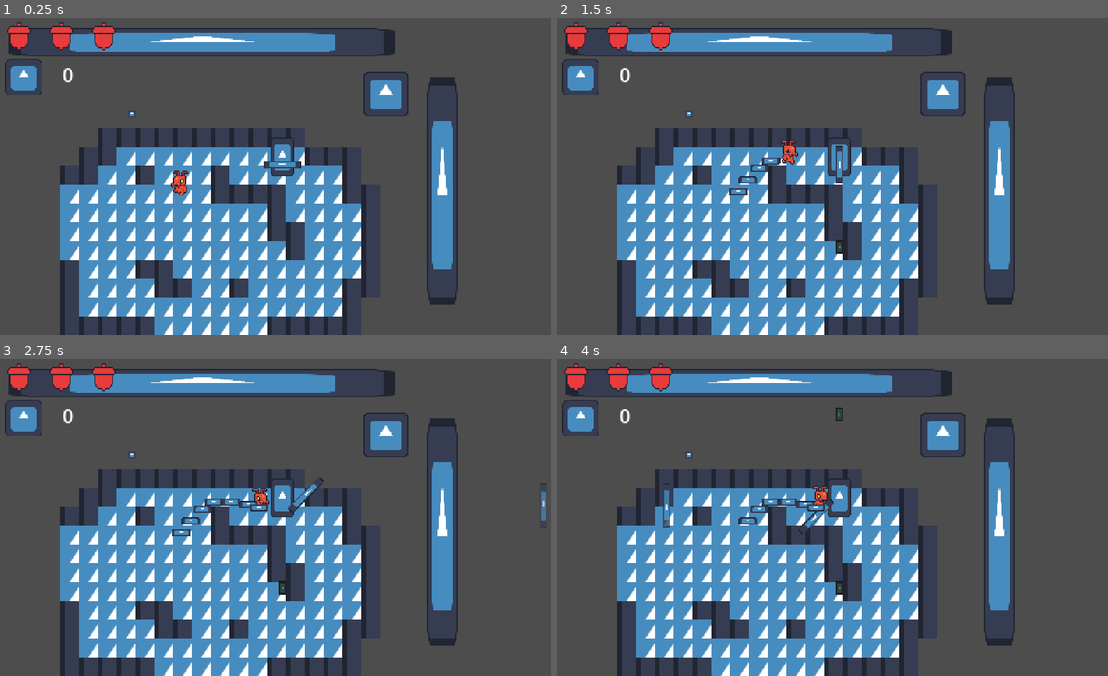
Above: before the commit, frames 1-4 (two rows, left to right).
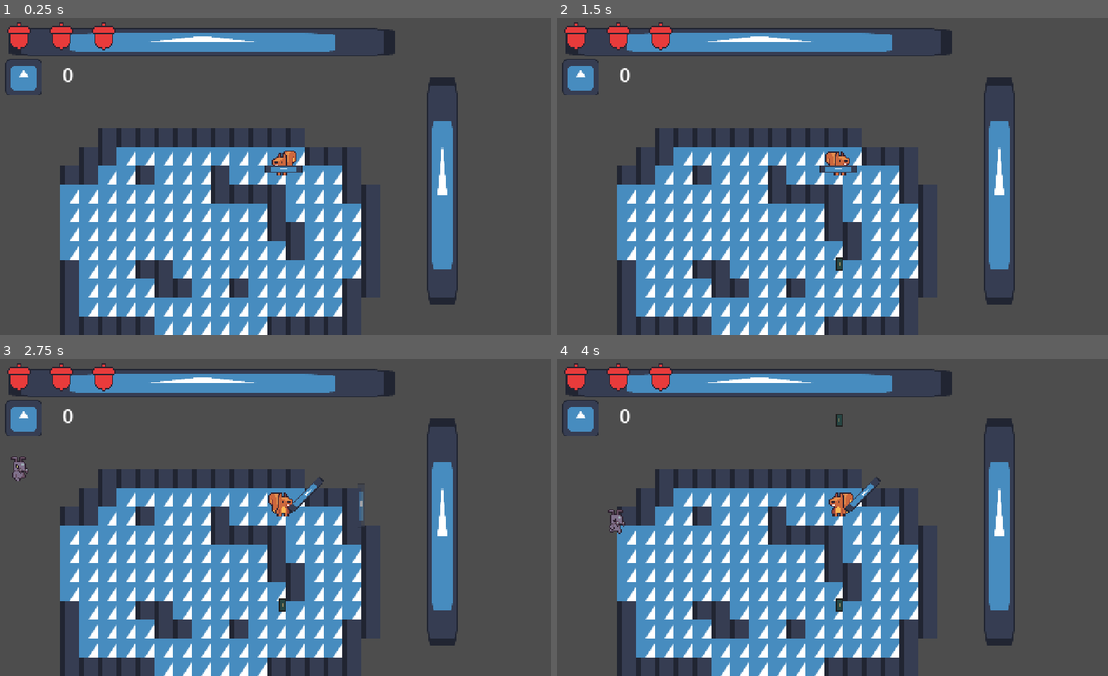
Above: after the commit, the same moments.

Repository: kikis05/SquirrelGame
Game: Godot game, scene res://scenes/main.tscn
Same seed, same stepped clock (60 frames per second), same inputs: the game is played once before the commit and once after it. The engine's default icon, where the game draws it, is replaced by a stand-in: a white triangle on a blue panel in a dark square.
Inputs:
- Up to frame 1 (0.25 s): no input
- Up to frame 2 (1.5 s): hold Right (attack_right) 0.53-1.28 s; hold E (attack_toggle) 0.53-1.28 s; hold Down (attack_down) from 1.28 s (still down); tap E (attack_toggle) at 1.35 s
- Up to frame 3 (2.75 s): release Down (attack_down) at 2.03 s; hold Right (attack_right) from 2.03 s (still down); hold E (attack_toggle) from 2.03 s (still down)
- Up to frame 4 (4 s): release Right (attack_right) at 2.78 s; release E (attack_toggle) at 2.78 s; hold Up (attack_up) 2.78-3.53 s; tap E (attack_toggle) at 2.85 s; hold Left (attack_left) from 3.53 s (still down); hold E (attack_toggle) from 3.53 s (still down)

The runs differ from the first frame. In frame 1, 1.3% of the frame differs, in the area x 23-75%, y 16-56%; in frame 2, 1.6%; in frame 3, 1.9%; in frame 4, 2.1%, in the area x 9-75%, y 15-80%.

Commit message:
enemy player interaction?

Diff:
--- a/bullet.gd
+++ b/bullet.gd
@@ -14,20 +14,20 @@
 var origin
 var shoot_direction
 
+var hitbox_activated = true
+
 func set_direction(bulletDirection):
 	direction = bulletDirection
 	rotation_degrees = rad_to_deg(global_position.angle_to_point(global_position+direction))
 
 func set_origin(_origin):
 	origin = _origin
-	print("origin ", origin)
 
 func set_shoot_direction(_shoot_direction):
 	shoot_direction = _shoot_direction
 
 func _physics_process(delta: float) -> void:
 	if not has_landed:
-		print("still moving")
 		global_position += direction * speed * delta
 		global_position.y += 1.5
 	else:
@@ -47,7 +47,6 @@
 	fadeTimer.start()
 
 func _on_fade_timer_timeout() -> void:
-	print("freed")
 	queue_free()
 
 func set_speed(speed_):
--- a/bullet.tscn
+++ b/bullet.tscn
@@ -6,7 +6,7 @@
 [sub_resource type="RectangleShape2D" id="RectangleShape2D_v8qja"]
 size = Vector2(6.51317, 5.87807)
 
-[node name="Bullet" type="Area2D"]
+[node name="Bullet" type="Area2D" groups=["player_weapon"]]
 scale = Vector2(1.84242, 1.71292)
 collision_layer = 4
 collision_mask = 11
--- a/coin.gd
+++ b/coin.gd
@@ -1,7 +1,6 @@
 extends Area2D
 
-
 func _on_area_entered(area: Area2D) -> void:
-	print("overlap")
+	print("overlap", area.name)
 	if area.is_in_group("player"):
 		queue_free()
--- a/coin.tscn
+++ b/coin.tscn
@@ -8,7 +8,9 @@
 
 [node name="Coin" type="Area2D" groups=["coin"]]
 light_mask = 8
-visibility_layer = 15
+visibility_layer = 4
+collision_layer = 16
+collision_mask = 4
 script = ExtResource("1_0t63x")
 
 [node name="Sprite2D" type="Sprite2D" parent="."]
--- a/entities/enemies/ant_enemy/ant_enemy.gd
+++ b/entities/enemies/ant_enemy/ant_enemy.gd
@@ -3,10 +3,11 @@
 
 @onready var state_machine: Node = $"State Machine"
 @onready var sprite: AnimatedSprite2D = $"AnimatedSprite2D"
+
 var player_in_range = false
 
 func _init():
-	health = 3.0
+	health = 50
 	accel = 0.3
 	friction = 0.25
 	idle_speed = 12.0
@@ -40,6 +41,7 @@
 
 func die():
 	change_animation("death")
+
 	var attack_box: Area2D = $"AttackBox"
 	var hit_box: Area2D = $"HitBox"
 	attack_box.monitoring = false
@@ -60,18 +62,21 @@
 
 
 func _on_hit_box_area_entered(area):
-	if area.name.to_lower() == "bullet" and health > 0:
-		# ANNA -- print("TODO: Update this with the player weapon so enemy takes proper dmg")
-		take_damage(1) # FIX ATTACK == account for weapon type and damage
-		state_machine.transition_to("stun state")
+	print(area.name)
+	if area.is_in_group("player_weapon") and health > 0:
+		# ANNA -- print("TODO: Update so enemy takes proper dmg #")
+		if ('get_damage' in area and area.hitbox_activated):
+			take_damage(area.get_damage())
+			print("Health down to: ", health )
+			state_machine.transition_to("stun state")
 
 func _on_attack_box_body_entered(body):
-	if body.name.to_lower() == "player" and health > 0:
+	if body.is_in_group("player") and health > 0:
 		state_machine.transition_to("attack state")
 		player_in_range = true
 
 func _on_attack_box_body_exited(body):
-	if body.name.to_lower() == "player" and health > 0:
+	if body.is_in_group("player") and health > 0:
 		state_machine.transition_to("chase state")
 		player_in_range = false
 
@@ -80,4 +85,8 @@
 		queue_free()
 	elif sprite.animation == "attack" and player_in_range:
 		# ANNA -- print("TODO: Player takes DMG") # FIX ATTACK == make it so player takes 1 damage when "attack" animation completes
+		print(player.name)
+		if player != null:
+			print("should damage player")
+			player.damage_player()
 		sprite.play("idle")
--- a/entities/enemies/ant_enemy/ant_enemy.tscn
+++ b/entities/enemies/ant_enemy/ant_enemy.tscn
@@ -168,14 +168,14 @@
 height = 14.0
 
 [sub_resource type="CapsuleShape2D" id="CapsuleShape2D_uerhd"]
-radius = 7.0
+radius = 5.0
 height = 18.0
 
 [sub_resource type="CapsuleShape2D" id="CapsuleShape2D_m6hkk"]
-radius = 7.0
-height = 22.0
-
-[node name="Ant Enemy" type="CharacterBody2D"]
+radius = 6.0
+height = 20.0
+
+[node name="Ant Enemy" type="CharacterBody2D" groups=["enemy"]]
 collision_layer = 2
 collision_mask = 15
 motion_mode = 1
@@ -196,22 +196,28 @@
 rotation = 1.5708
 shape = SubResource("CapsuleShape2D_rnb2k")
 
-[node name="AttackBox" type="Area2D" parent="."]
+[node name="AttackBox" type="Area2D" parent="." groups=["enemy"]]
 position = Vector2(-5, -5)
 collision_layer = 2
-collision_mask = 4
-
-[node name="AttackCollisionArea" type="CollisionShape2D" parent="AttackBox"]
+collision_mask = 6
+
+[node name="AttackCollisionArea" type="CollisionShape2D" parent="AttackBox" groups=["enemy"]]
+position = Vector2(2, -3)
 shape = SubResource("CapsuleShape2D_uerhd")
 
-[node name="HitBox" type="Area2D" parent="."]
+[node name="HitBox" type="Area2D" parent="." groups=["enemy"]]
+light_mask = 2
+visibility_layer = 15
 position = Vector2(0, -11)
 collision_layer = 2
 collision_mask = 4
 
 [node name="HitCollisionArea" type="CollisionShape2D" parent="HitBox"]
+position = Vector2(4, 2)
 shape = SubResource("CapsuleShape2D_m6hkk")
 debug_color = Color(1, 0.6, 0.701961, 0.419608)
+
+[node name="Marker2D" type="Marker2D" parent="."]
 
 [node name="State Machine" type="Node" parent="." node_paths=PackedStringArray("initial_state")]
 script = ExtResource("3_7ggom")
--- a/entities/enemies/fire_ant_enemy/fire_ant_enemy.gd
+++ b/entities/enemies/fire_ant_enemy/fire_ant_enemy.gd
@@ -6,15 +6,18 @@
 func _on_fire_spawn_timer_timeout():
 	var fire_inst = fire_trail.instantiate()
 	fire_inst.global_position = global_position
+	fire_inst.player = player
 	fire_spawn.add_child(fire_inst)
 
 ## NOTE: Functions the are the same as in ant_enemy
 ## They were reused to properly connect area2d and animsprite2d nodes to script
 func _on_hit_box_area_entered(area):
-	if area.name.to_lower() == "bullet" and health > 0:
+	if area.is_in_group("player_weapon") and health > 0:
 		# ANNA -- print("TODO: Update so enemy takes proper dmg #")
-		take_damage(1) # FIX ATTACK == account for weapon type and damage
-		state_machine.transition_to("stun state")
+		if ('get_damage' in area and area.hitbox_activated):
+			take_damage(area.get_damage())
+			print("Health down to: ", health )
+			state_machine.transition_to("stun state")
 
 func _on_attack_box_body_entered(body):
 	if body.name.to_lower() == "player" and health > 0:
@@ -30,5 +33,8 @@
 	if sprite.animation == "death":
 		queue_free()
 	elif sprite.animation == "attack" and player_in_range:
-		# ANNA -- print("TODO: Player takes DMG") # FIX ATTACK == make it so player takes 1 damage when "attack" animation completes
+		print(player.name)
+		if player != null:
+			print("should damage player")
+			player.damage_player()
 		sprite.play("idle")
--- a/entities/enemies/fire_ant_enemy/fire_ant_enemy.tscn
+++ b/entities/enemies/fire_ant_enemy/fire_ant_enemy.tscn
@@ -169,14 +169,14 @@
 height = 14.0
 
 [sub_resource type="CapsuleShape2D" id="CapsuleShape2D_e2370"]
-radius = 7.0
-height = 18.0
+radius = 6.0
+height = 20.0
 
 [sub_resource type="CapsuleShape2D" id="CapsuleShape2D_rptcq"]
 radius = 7.0
 height = 22.0
 
-[node name="fire_ant_enemy" type="CharacterBody2D" node_paths=PackedStringArray("fire_spawn")]
+[node name="fire_ant_enemy" type="CharacterBody2D" node_paths=PackedStringArray("fire_spawn") groups=["enemy"]]
 motion_mode = 1
 wall_min_slide_angle = 0.0
 script = ExtResource("1_7op1r")
@@ -203,15 +203,16 @@
 rotation = 1.5708
 shape = SubResource("CapsuleShape2D_clvme")
 
-[node name="AttackBox" type="Area2D" parent="."]
+[node name="AttackBox" type="Area2D" parent="." groups=["enemy"]]
 position = Vector2(-5, -5)
 collision_layer = 2
 collision_mask = 6
 
 [node name="AttackCollisionArea" type="CollisionShape2D" parent="AttackBox"]
+position = Vector2(-2, -4)
 shape = SubResource("CapsuleShape2D_e2370")
 
-[node name="HitBox" type="Area2D" parent="."]
+[node name="HitBox" type="Area2D" parent="." groups=["enemy"]]
 position = Vector2(0, -11)
 collision_layer = 2
 collision_mask = 6
@@ -219,6 +220,8 @@
 [node name="HitCollisionArea" type="CollisionShape2D" parent="HitBox"]
 shape = SubResource("CapsuleShape2D_rptcq")
 debug_color = Color(1, 0.6, 0.701961, 0.419608)
+
+[node name="Marker2D" type="Marker2D" parent="."]
 
 [node name="State Machine" type="Node" parent="." node_paths=PackedStringArray("initial_state")]
 script = ExtResource("3_wr85i")
--- a/entities/enemies/fire_ant_enemy/fire_trail.gd
+++ b/entities/enemies/fire_ant_enemy/fire_trail.gd
@@ -1,6 +1,7 @@
 extends CharacterBody2D
 
 @export var sprite: AnimatedSprite2D
+@export var player : CharacterBody2D
 
 func _on_timer_timeout():
 	sprite.play("death")
@@ -17,6 +18,7 @@
 func _on_attack_box_body_entered(body):
 	if body.name.to_lower() == "player":
 		# ANNA -- print("TODO: Fire trail player dmg")
+		player.damage_player()
 		pass
 
 func _on_attack_box_body_exited(body):
--- a/entities/enemies/fire_ant_enemy/fire_trail.tscn
+++ b/entities/enemies/fire_ant_enemy/fire_trail.tscn
@@ -32,7 +32,7 @@
 radius = 2.0
 height = 14.0
 
-[node name="Fire Trail" type="CharacterBody2D" node_paths=PackedStringArray("sprite")]
+[node name="Fire Trail" type="CharacterBody2D" node_paths=PackedStringArray("sprite") groups=["enemy"]]
 collision_layer = 2
 collision_mask = 4
 script = ExtResource("1_nkxie")
@@ -50,13 +50,13 @@
 animation = &"death"
 autoplay = "idle"
 
-[node name="AttackBox" type="Area2D" parent="."]
+[node name="AttackBox" type="Area2D" parent="." groups=["enemy"]]
 rotation = 1.5708
 collision_layer = 2
 collision_mask = 4
 
-[node name="AttackCollisionArea" type="CollisionShape2D" parent="AttackBox"]
-position = Vector2(-2, 8.74228e-08)
+[node name="AttackCollisionArea" type="CollisionShape2D" parent="AttackBox" groups=["enemy"]]
+position = Vector2(-2, 7.23998e-06)
 shape = SubResource("CapsuleShape2D_nkxie")
 
 [connection signal="timeout" from="Timer" to="." method="_on_timer_timeout"]
--- a/entities/enemies/states/death_state.gd
+++ b/entities/enemies/states/death_state.gd
@@ -6,7 +6,12 @@
 
 @export var enemy: CharacterBody2D
 
+const COIN = preload("res://coin.tscn")
+
 func enter():
+	var coin = COIN.instantiate()
+	coin.global_position = enemy.global_position
+	get_tree().root.add_child(coin)
 	enemy.die()
 
 func physics_process(_delta):
--- a/entities/enemies/states/stun_state.gd
+++ b/entities/enemies/states/stun_state.gd
@@ -8,6 +8,7 @@
 var timer: Timer
 var knockback = Vector2.ZERO
 var player: CharacterBody2D
+
 
 func _ready():
 	player = get_tree().get_first_node_in_group("player")
@@ -42,6 +43,9 @@
 
 func on_timer_finished():
 	if enemy.health <= 0:
+		#var coin = COIN.instantiate()
+		#coin.global_position = enemy.global_position
+		#get_tree().root.add_child(coin)
 		transitioned.emit(self, "death state")
 	else:
 		transitioned.emit(self, "chase state")
--- a/entities/player/player.gd
+++ b/entities/player/player.gd
@@ -8,12 +8,17 @@
 @export var max_health: int = 6 #2 * number of acorns
 var current_health = max_health
 signal health_changed
-
 #coins
 var coins = 0
 signal coins_changed
 #current weapon
 @onready var weapon = get_node("Gun")
+
+#animation
+@onready var sprite = $AnimatedSprite2D
+var flipped = false
+
+
 
 #list of available ranged and melee weapons
 #can change selection method later
@@ -23,11 +28,13 @@
 var melee_weapon_choice = 0
 var selected_weapon_type = "RANGED"
 
+func _ready():
+	sprite.play("idle")
 
 func _input(event):
 	#attack toggle
 	if event.is_action_pressed("attack_toggle"):
-		weapon.visible = false
+		weapon.hide()
 		if selected_weapon_type == "MELEE":
 			selected_weapon_type = "RANGED"
 			weapon = get_node(ranged_weapons[ranged_weapon_choice])
@@ -35,15 +42,10 @@
 			selected_weapon_type = "MELEE"
 			weapon = get_node(melee_weapons[melee_weapon_choice])
 
-		weapon.visible = true
+		weapon.show()
 
 
-func _ready():
-	pass
-
 func _physics_process(_delta):
-
-
 	if (Input.is_action_pressed("attack_right")
 	 or Input.is_action_pressed("attack_left")
 	 or Input.is_action_pressed("attack_down")
@@ -61,6 +63,11 @@
 		velocity.x = lerp(velocity.x, movement_dir[0] * speed, acceleration)
 	else:
 		velocity.x = lerp(velocity.x, 0.0, friction)
+	if (velocity.x > 0 or Input.is_action_pressed("attack_right"))and not flipped:
+		flip()
+	if (velocity.x < 0 or Input.is_action_pressed("attack_left") ) and flipped:
+		flip()
+
 
 	# vertical movement
 	if movement_dir[1] != 0:
@@ -70,11 +77,22 @@
 
 	move_and_slide()
 
+	if current_health <= 0:
+		sprite.play("death")
+
+func flip():
+	sprite.flip_h = !sprite.flip_h
+	$CollisionShape2D.position.x =-1 * $CollisionShape2D.position.x
+	$Gun.position.x =-1 * $Gun.position.x
+	$Sword.position.x =-1 * $Sword.position.x
+	$PlayerHitBox.position.x =-1 * $PlayerHitBox.position.x
+	flipped = !flipped
 
 func set_weapon(weapon_):
 	weapon = weapon_
 
 func _on_hit_box_area_entered(area: Area2D) -> void:
+	print("player area", area.name)
 	if area.is_in_group("enemy"): #double check this
 		current_health -= 1
 		print_debug(current_health)
@@ -85,6 +103,7 @@
 	if area.is_in_group("coin"):
 		coins += 1
 		coins_changed.emit(coins)
+
 
 func get_max_health():
 	if max_health % 2 != 0:
@@ -97,3 +116,26 @@
 
 func get_coins():
 	return coins
+
+
+func _on_player_hit_box_body_entered(body: Node2D) -> void:
+	print("player body", body.name)
+	if body.is_in_group("enemy"): #double check this
+		current_health -= 1
+		health_changed.emit(current_health)
+	if current_health <= 0:
+		current_health = 0
+		sprite.play("death")
+	if body.is_in_group("coin"):
+		coins += 1
+		coins_changed.emit(coins)
+
+func damage_player():
+	current_health -=1
+	health_changed.emit(current_health)
+
+
+func _on_animated_sprite_2d_animation_finished() -> void:
+	if sprite.animation == "death":
+		hide()
+		queue_free()
--- a/entities/player/player.tscn
+++ b/entities/player/player.tscn
@@ -1,27 +1,90 @@
-[gd_scene load_steps=8 format=3 uid="uid://ctdj7k4cwb4f6"]
+[gd_scene load_steps=17 format=3 uid="uid://ctdj7k4cwb4f6"]
 
 [ext_resource type="Script" uid="uid://wpgykegedrya" path="res://entities/player/player.gd" id="1_abrql"]
-[ext_resource type="Texture2D" uid="uid://c3ihirpd8epus" path="res://icon.svg" id="1_symyc"]
+[ext_resource type="Texture2D" uid="uid://d04jfatr1u7pf" path="res://assets/squirrel_anims1 (1).png" id="2_fkugw"]
 [ext_resource type="PackedScene" uid="uid://bnubijqntw488" path="res://gun.tscn" id="3_sglur"]
 [ext_resource type="PackedScene" uid="uid://chq2g34nmenr0" path="res://sword.tscn" id="4_bls4j"]
 [ext_resource type="Script" uid="uid://bep3xxs0sc1p8" path="res://entities/player/hit_box.gd" id="5_fkugw"]
+
+[sub_resource type="AtlasTexture" id="AtlasTexture_8fjmc"]
+atlas = ExtResource("2_fkugw")
+region = Rect2(0, 32, 32, 32)
+
+[sub_resource type="AtlasTexture" id="AtlasTexture_qiwj3"]
+atlas = ExtResource("2_fkugw")
+region = Rect2(32, 32, 32, 32)
+
+[sub_resource type="AtlasTexture" id="AtlasTexture_26q78"]
+atlas = ExtResource("2_fkugw")
+region = Rect2(64, 32, 32, 32)
+
+[sub_resource type="AtlasTexture" id="AtlasTexture_bectd"]
+atlas = ExtResource("2_fkugw")
+region = Rect2(96, 32, 32, 32)
+
+[sub_resource type="AtlasTexture" id="AtlasTexture_wvtmh"]
+atlas = ExtResource("2_fkugw")
+region = Rect2(0, 0, 32, 32)
+
+[sub_resource type="AtlasTexture" id="AtlasTexture_7thud"]
+atlas = ExtResource("2_fkugw")
+region = Rect2(32, 0, 32, 32)
+
+[sub_resource type="AtlasTexture" id="AtlasTexture_a1qjk"]
+atlas = ExtResource("2_fkugw")
+region = Rect2(64, 0, 32, 32)
+
+[sub_resource type="AtlasTexture" id="AtlasTexture_j3ovn"]
+atlas = ExtResource("2_fkugw")
+region = Rect2(96, 0, 32, 32)
 
 [sub_resource type="SpriteFrames" id="SpriteFrames_abrql"]
 animations = [{
 "frames": [{
 "duration": 1.0,
-"texture": ExtResource("1_symyc")
+"texture": SubResource("AtlasTexture_8fjmc")
+}, {
+"duration": 1.0,
+"texture": SubResource("AtlasTexture_qiwj3")
+}, {
+"duration": 1.0,
+"texture": SubResource("AtlasTexture_26q78")
+}, {
+"duration": 1.0,
+"texture": SubResource("AtlasTexture_bectd")
 }],
-"loop": true,
-"name": &"default",
+"loop": false,
+"name": &"death",
+"speed": 5.0
+}, {
+"frames": [{
+"duration": 1.0,
+"texture": SubResource("AtlasTexture_wvtmh")
+}, {
+"duration": 1.0,
+"texture": SubResource("AtlasTexture_7thud")
+}, {
+"duration": 1.0,
+"texture": SubResource("AtlasTexture_a1qjk")
+}, {
+"duration": 1.0,
+"texture": SubResource("AtlasTexture_j3ovn")
+}],
+"loop": false,
+"name": &"idle",
 "speed": 5.0
 }]
 
+[sub_resource type="CapsuleShape2D" id="CapsuleShape2D_fkugw"]
+radius = 4.0
+height = 9.0
+
 [sub_resource type="CapsuleShape2D" id="CapsuleShape2D_sglur"]
-radius = 4.0
-height = 18.0
+height = 24.0
 
 [node name="Player" type="CharacterBody2D" groups=["player"]]
+light_mask = 4
+visibility_layer = 11
 collision_layer = 4
 collision_mask = 11
 motion_mode = 1
@@ -29,16 +92,16 @@
 
 [node name="AnimatedSprite2D" type="AnimatedSprite2D" parent="."]
 position = Vector2(0, -16.5)
-scale = Vector2(0.15625, 0.257812)
 sprite_frames = SubResource("SpriteFrames_abrql")
+animation = &"death"
 
-[node name="CollisionShape2D" type="CollisionShape2D" parent="."]
-position = Vector2(0, -4)
-rotation = 1.5708
-shape = SubResource("CapsuleShape2D_sglur")
+[node name="CollisionShape2D" type="CollisionShape2D" parent="." groups=["player"]]
+position = Vector2(3, -4)
+scale = Vector2(2, 1)
+shape = SubResource("CapsuleShape2D_fkugw")
 
 [node name="Gun" parent="." instance=ExtResource("3_sglur")]
-position = Vector2(0, -10)
+position = Vector2(1, -6)
 
 [node name="Sword" parent="." instance=ExtResource("4_bls4j")]
 visible = false
@@ -50,7 +113,9 @@
 script = ExtResource("5_fkugw")
 
 [node name="CollisionShape2D" type="CollisionShape2D" parent="PlayerHitBox"]
-position = Vector2(0, -9)
+position = Vector2(5, -12)
 shape = SubResource("CapsuleShape2D_sglur")
 
+[connection signal="animation_finished" from="AnimatedSprite2D" to="." method="_on_animated_sprite_2d_animation_finished"]
 [connection signal="area_entered" from="PlayerHitBox" to="." method="_on_hit_box_area_entered"]
+[connection signal="body_entered" from="PlayerHitBox" to="." method="_on_player_hit_box_body_entered"]
--- a/gun.gd
+++ b/gun.gd
@@ -25,11 +25,11 @@
 		if bullet_dir.length() > 0:
 			bullet_dir = bullet_dir.normalized()
 
-		var rot = rad_to_deg(global_position.angle_to_point(global_position + bullet_dir))
-		if scale.x == -1 * SCALE_X:
-			rotation_degrees = -1 * (180 - rot)
-		else:
-			rotation_degrees = rot
+		#var rot = rad_to_deg(global_position.angle_to_point(global_position + bullet_dir))
+		#if scale.x == -1 * SCALE_X:
+			#rotation_degrees = -1 * (180 - rot)
+		#else:
+			#rotation_degrees = rot
 		var bulletNode = BULLET.instantiate()
 		bulletNode.set_origin(global_position)
 		bulletNode.set_direction(bullet_dir)
--- a/project.godot
+++ b/project.godot
@@ -29,6 +29,7 @@
 enemy=""
 coin=""
 player=""
+player_weapon=""
 
 [input]
 
@@ -85,6 +86,9 @@
 
 [layer_names]
 
+2d_render/layer_2="Enemy"
+2d_render/layer_3="Player"
+2d_render/layer_5="PlayerWeapon"
 2d_physics/layer_1="Wall"
 2d_physics/layer_2="Enemy"
 2d_physics/layer_3="Player"
--- a/scenes/main.gd
+++ b/scenes/main.gd
@@ -4,6 +4,7 @@
 @onready var coins_container = $CanvasLayer/CoinsContainer
 @onready var menu = $CanvasLayer/Menu
 @onready var player = $Player
+
 
 func _ready() :
 	menu.hide()
@@ -14,6 +15,11 @@
 	coins_container.update_coins(player.get_coins())
 	player.coins_changed.connect(coins_container.update_coins)
 
+	for child in get_children():
+		if child.is_in_group("enemy"):
+			print("enemy found")
+			child.player = player
+
 func _process(_delta):
 	if Input.is_action_just_pressed("Escape") and get_tree().paused == false:
 		menu.show()
--- a/scenes/main.tscn
+++ b/scenes/main.tscn
@@ -1,13 +1,11 @@
-[gd_scene load_steps=13 format=4 uid="uid://df3pjjjqdan63"]
+[gd_scene load_steps=11 format=4 uid="uid://df3pjjjqdan63"]
 
 [ext_resource type="PackedScene" uid="uid://ctdj7k4cwb4f6" path="res://entities/player/player.tscn" id="1_o5qli"]
 [ext_resource type="Script" uid="uid://djinnnl2c7xs5" path="res://scenes/main.gd" id="1_tbgi4"]
 [ext_resource type="Texture2D" uid="uid://c3ihirpd8epus" path="res://icon.svg" id="2_0wfyh"]
-[ext_resource type="PackedScene" uid="uid://cu3p58x0nnbyr" path="res://enemy.tscn" id="3_sugp2"]
-[ext_resource type="PackedScene" uid="uid://iesxfm68i4pw" path="res://coin.tscn" id="5_o6xl0"]
-[ext_resource type="PackedScene" uid="uid://xhg08ovbav64" path="res://entities/enemies/fire_ant_enemy/fire_ant_enemy.tscn" id="6_85g3d"]
 [ext_resource type="PackedScene" uid="uid://bptqwns6p2701" path="res://coins_container.tscn" id="6_tefeu"]
 [ext_resource type="PackedScene" uid="uid://c1x03uf7p3bj1" path="res://health_container.tscn" id="7_85g3d"]
+[ext_resource type="PackedScene" uid="uid://dhsd6cxjrxhtj" path="res://entities/enemies/ant_enemy/ant_enemy.tscn" id="7_choun"]
 [ext_resource type="PackedScene" uid="uid://tfnoonrvjm30" path="res://menu.tscn" id="8_tipki"]
 
 [sub_resource type="NavigationPolygon" id="NavigationPolygon_jyhfs"]
@@ -52,14 +50,6 @@
 scale = Vector2(2.57031, 0.191406)
 texture = ExtResource("2_0wfyh")
 
-[node name="Enemy" parent="." instance=ExtResource("3_sugp2")]
-position = Vector2(395, 48)
-
-[node name="Coin" parent="." instance=ExtResource("5_o6xl0")]
-
-[node name="fire_ant_enemy" parent="." instance=ExtResource("6_85g3d")]
-position = Vector2(221, 134)
-
 [node name="TileMapLayer" type="TileMapLayer" parent="."]
 position = Vector2(6, -3)
 tile_map_data = PackedByteArray("AAAHAAwAAAAAAAUAAAAHAA0AAAAAAAUAAAAHAA4AAAAAAAUAAAAHAA8AAAAAAAUAAAAIAA8AAAAAAAUAAAAJAA …(3568 unchanged characters)…
@@ -74,3 +64,5 @@
 
 [node name="Menu" parent="CanvasLayer" instance=ExtResource("8_tipki")]
 visible = false
+
+[node name="Ant Enemy" parent="." instance=ExtResource("7_choun")]
--- a/slash.gd
+++ b/slash.gd
@@ -1,12 +1,14 @@
 extends Area2D
 
 @export var speed = 500
-@export var fade = 0.5 #how fast the slash effect fades
+@export var fade = 3 #how fast the slash effect fades
 @export var damage = 5
 
 @onready var sprite = $Sprite2D
 
 var direction:Vector2
+
+var hitbox_activated = true
 
 func set_direction(slashDirection):
 	direction = slashDirection
@@ -35,4 +37,4 @@
 	damage = damage_
 
 func get_damage():
-	return damage
+	return damage * sprite.modulate.a
--- a/slash.tscn
+++ b/slash.tscn
@@ -6,8 +6,11 @@
 [sub_resource type="RectangleShape2D" id="RectangleShape2D_bf50k"]
 size = Vector2(6, 38.5)
 
-[node name="Slash" type="Area2D"]
-collision_mask = 0
+[node name="Slash" type="Area2D" groups=["player_weapon"]]
+light_mask = 16
+visibility_layer = 2
+collision_layer = 4
+collision_mask = 11
 script = ExtResource("1_tocf0")
 speed = 300
 
--- a/sword.gd
+++ b/sword.gd
@@ -1,16 +1,20 @@
 extends Area2D
 
-@export var force = 1.0
+@export var force = 2.0
 @export var damage = 20
 
 const SLASH = preload("res://slash.tscn")
 
 @onready var marker_2d = $Marker2D
 @onready var slash_speed_timer = $slashSpeedTimer
+@onready var hitbox = $HitBox
+
 
 #original scales of x and y
 var SCALE_X = scale.x
 var SCALE_Y = scale.y
+
+var hitbox_activated = false
 
 var canSlash = true
 
@@ -19,6 +23,7 @@
 
 func attack():
 	if canSlash:
+		hitbox.show()
 		canSlash = false
 		slash_speed_timer.start()
 
@@ -26,15 +31,23 @@
 		if slash_dir.length() > 0:
 			slash_dir = slash_dir.normalized()
 
-		var rot = rad_to_deg(global_position.angle_to_point(global_position + slash_dir))
-		if scale.x == -1 * SCALE_X:
-			rotation_degrees = -1 * (180 - rot)
-		else:
-			rotation_degrees = rot
+		#var rot = rad_to_deg(global_position.angle_to_point(global_position + slash_dir))
+		#if scale.x == -1 * SCALE_X:
+			#rotation_degrees = -1 * (180 - rot)
+		#else:
+			#rotation_degrees = rot
 		var slashNode = SLASH.instantiate()
 		slashNode.set_direction(slash_dir)
 		get_tree().root.add_child(slashNode)
 		slashNode.global_position = marker_2d.global_position
+
+func _physics_process(delta: float) -> void:
+	if is_attacking() and canSlash:
+		hitbox.show()
+		hitbox_activated = true
+	elif not is_attacking():
+		hitbox.hide()
+		hitbox_activated = false
 
 #for some reason can't attack until bullet is gone
 func _on_slash_speed_timer_timeout() -> void:
@@ -58,7 +71,8 @@
 	 or Input.is_action_pressed("attack_right"))
 
 func get_damage():
-	#if is_attacking():
-		#return damage
-	#else: return 0
-	return damage
+	print("damage requested")
+	if hitbox_activated:
+		print("sword is attacking")
+		return damage
+	return 0
--- a/sword.tscn
+++ b/sword.tscn
@@ -4,10 +4,13 @@
 [ext_resource type="Script" uid="uid://btqt06qinw0p4" path="res://sword.gd" id="1_e4ynd"]
 
 [sub_resource type="RectangleShape2D" id="RectangleShape2D_74bdg"]
-size = Vector2(11.3137, 63.6396)
+size = Vector2(60.8112, 63.6396)
 
-[node name="Sword" type="Area2D"]
-collision_mask = 0
+[node name="Sword" type="Area2D" groups=["player_weapon"]]
+light_mask = 20
+visibility_layer = 3
+collision_layer = 4
+collision_mask = 11
 script = ExtResource("1_e4ynd")
 
 [node name="Sprite2D" type="Sprite2D" parent="."]
@@ -17,9 +20,11 @@
 texture = ExtResource("1_74bdg")
 offset = Vector2(152.173, -39.6843)
 
-[node name="CollisionShape2D" type="CollisionShape2D" parent="."]
-position = Vector2(22.0892, -11.4108)
-rotation = 0.785398
+[node name="HitBox" type="CollisionShape2D" parent="."]
+light_mask = 16
+visibility_layer = 2
+position = Vector2(23, -7)
+rotation = 0.0122936
 scale = Vector2(0.5, 0.5)
 shape = SubResource("RectangleShape2D_74bdg")
 
@@ -28,4 +33,5 @@
 
 [node name="slashSpeedTimer" type="Timer" parent="."]
 
+[connection signal="area_entered" from="." to="." method="_on_area_entered"]
 [connection signal="timeout" from="slashSpeedTimer" to="." method="_on_slash_speed_timer_timeout"]
Binary file added: assets/squirrel_anims1 (1).png
Not shown, added: assets/squirrel_anims1 (1).png.import
